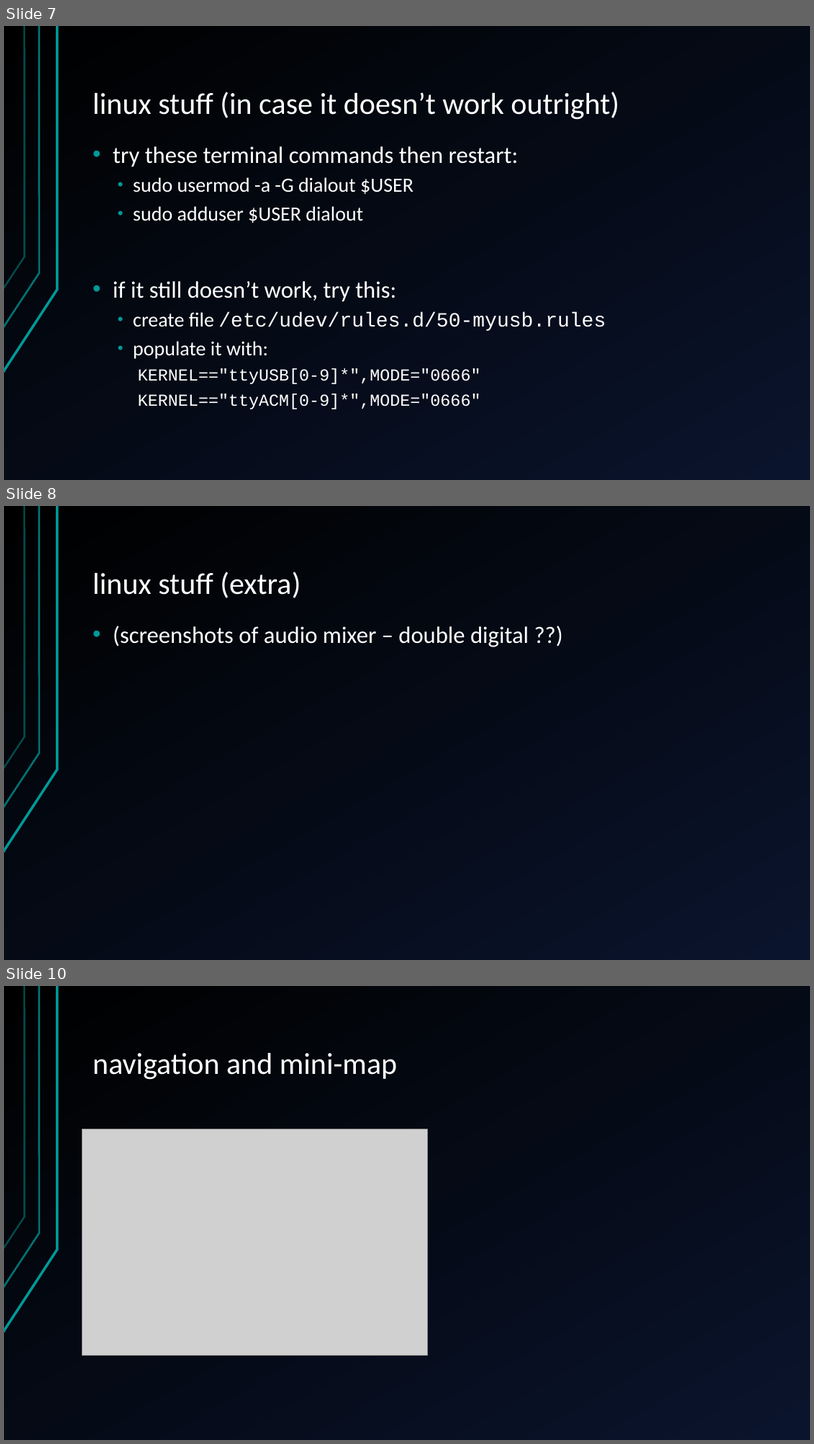
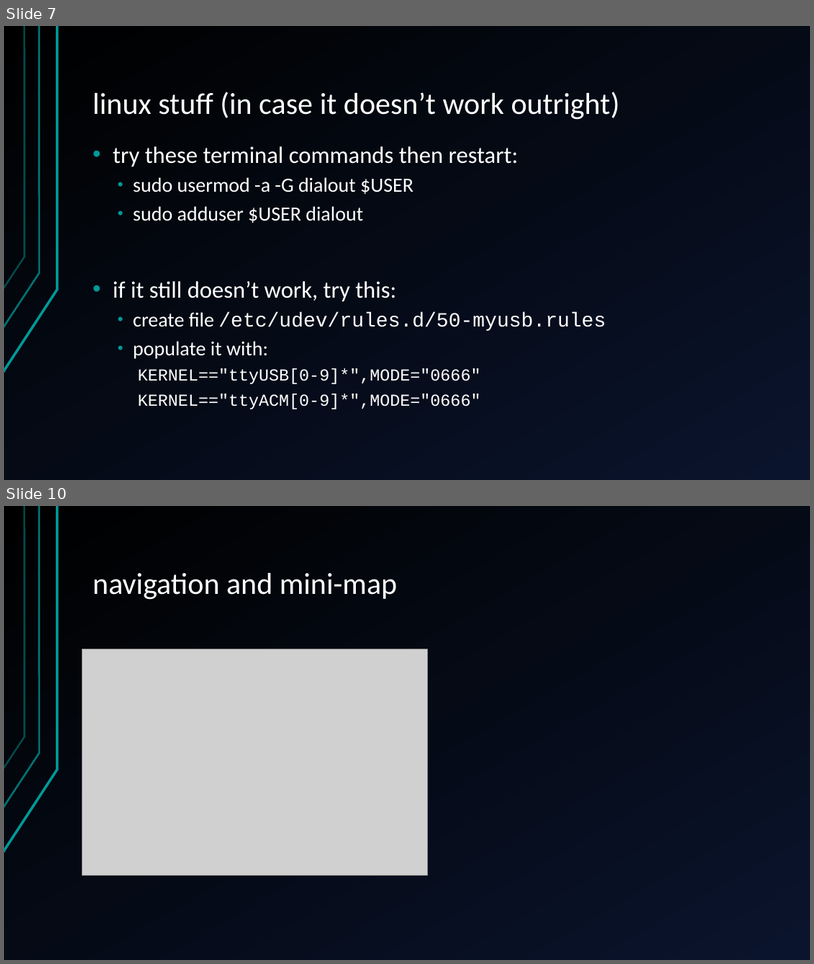
Before and after one commit to jegasus/m8-tracker-workshop, a slide deck: slides_v1.odp. Shown one above the other, each under a label of ours: slides 7, 8 and 10 before the commit, slides 7 and 10 after it; the slides between them are not shown. The pictures are 814x1444 and 814x964 pixels, drawn with LibreOffice and Linux fonts; fonts in the diff are those of the drawing; grey boxes stand for pictures. Boxes give left, top, right and bottom in pixels: in the first picture for what was removed or moved away, otherwise in the second. Text is boxed around its words. In the diff, an @@ line names an element or a change of style, - is before the commit and + after.

```diff
--- a/slides_v1.odp
+++ b/slides_v1.odp
@@ slide 8 removed at [4, 506, 810, 960], background gradient #000000 to #0A142C; not listed: 3 template elements that a slide beside it also shows @@
@@ title removed at [93, 572, 301, 598] @@
-linux stuff (extra)
@@ text removed at [113, 626, 529, 647] @@
-• (screenshots of audio mixer – double digital ??)
```
Also in this commit, not shown: 5 slides changed, 4 slides added.
